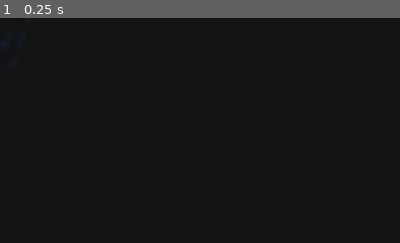
Above: before the commit, frame 1.
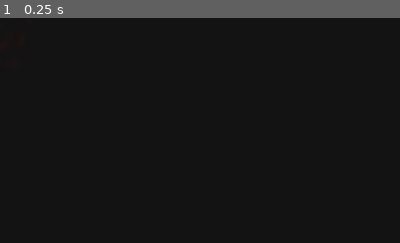
Above: after the commit, the same moment.

Repository: slaavo/Platform_test
Game: Godot game, scene res://spark_effect.tscn
Same seed, same stepped clock (60 frames per second), same inputs: the game is played once before the commit and once after it. This scene is started directly instead of the project's main scene.
Inputs:
- Up to frame 1 (0.25 s): no input
The pictures show only the part of the screen within x 0-50%, y 0-50%; the shares and areas given below are measured in that part.

The runs differ from the first frame. In frame 1, less than 0.1% of the frame differs, in the area x 0-2%, y 11-13%.

Commit message:
Revert spark colors to yellow-orange-red gradient

Diff:
--- a/spark_effect.gd
+++ b/spark_effect.gd
@@ -45,15 +45,15 @@
 	scale_curve_texture.curve = scale_curve
 	material.scale_curve = scale_curve_texture
 
-	# Gradient koloru: ELEKTRYCZNY - biały → cyjan → niebieski
+	# Gradient koloru: żółty → pomarańczowy → czerwony
 	var gradient: Gradient = Gradient.new()
 	gradient.set_offset(0, 0.0)
-	gradient.set_color(0, Color(1.0, 1.0, 1.0, 1.0))  # Biały błysk
-	gradient.add_point(0.15, Color(0.7, 1.0, 1.0, 1.0))  # Jasny cyjan
-	gradient.add_point(0.4, Color(0.3, 0.8, 1.0, 0.9))  # Cyjan
-	gradient.add_point(0.7, Color(0.2, 0.5, 1.0, 0.6))  # Niebieski
+	gradient.set_color(0, Color(1.0, 1.0, 0.4, 1.0))  # Jasny żółty
+	gradient.add_point(0.2, Color(1.0, 0.8, 0.2, 1.0))  # Żółto-pomarańczowy
+	gradient.add_point(0.5, Color(1.0, 0.5, 0.1, 0.8))  # Pomarańczowy
+	gradient.add_point(0.75, Color(1.0, 0.3, 0.1, 0.5))  # Czerwono-pomarańczowy
 	gradient.set_offset(1, 1.0)
-	gradient.set_color(1, Color(0.1, 0.3, 0.8, 0.0))  # Ciemny niebieski, zanika
+	gradient.set_color(1, Color(0.8, 0.1, 0.0, 0.0))  # Czerwony, zanika
 	var gradient_texture: GradientTexture1D = GradientTexture1D.new()
 	gradient_texture.gradient = gradient
 	material.color_ramp = gradient_texture
